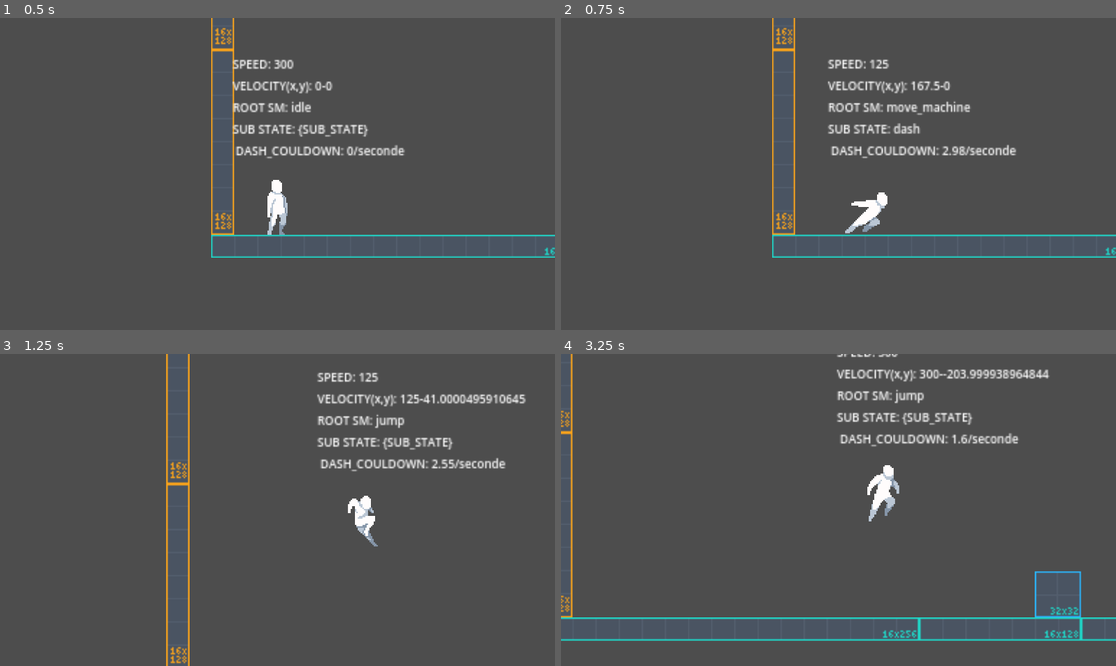
Above: before the commit, frames 1-4 (two rows, left to right).
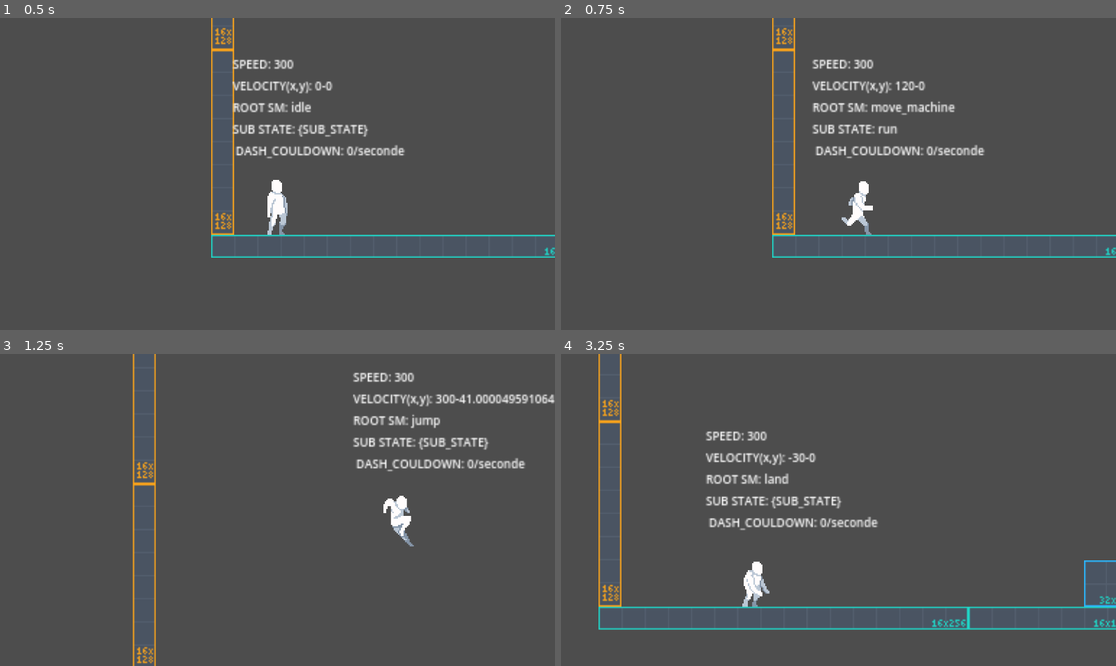
Above: after the commit, the same moments.

Repository: AllanCerveaux/godot_platformer_toy
Game: Godot game, scene res://Main.tscn
The game is run twice, just before and just after one commit, with the same random seed, the same clock (stepped at 60 frames per second) and the same inputs.
Inputs:
- Up to frame 1 (0.5 s): no input
- Up to frame 2 (0.75 s): hold Right (move_right) from 0.53 s (still down); tap C (dash) at 0.6 s
- Up to frame 3 (1.25 s): keep holding Right (move_right); tap Space (jump) at 0.77, 0.8, 1.07 s
- Up to frame 4 (3.25 s): tap Space (jump) at 1.35, 1.52, 1.82, 2.3, 3.02 s; tap C (dash) at 1.55, 2.1, 3.05 s; release Right (move_right) at 2.03 s; hold Left (move_left) 2.03-2.78 s; hold Right (move_right) from 2.78 s (still down); tap Shift (walk) at 2.85 s

Frame 1 is identical in both runs. In frame 2, 3.3% of the frame differs, in the area x 38-100%, y 13-70%; in frame 3, 6.5%; in frame 4, 12%, in the area x 0-100%, y 0-92%.

Commit message:
Make function to update collision shape

Diff:
--- a/src/entities/player.gd
+++ b/src/entities/player.gd
@@ -9,7 +9,7 @@
 @export var raycast_top_right: RayCast2D
 
 @export var SPEED: float = 300.0
-@export var ACCELERATION: float = 20.0
+@export var ACCELERATION: float = 10.0
 @export var JUMP_VELOCITY: float = -400.0
 @export var DASH_COULDOWN: float = 3.0
 
@@ -36,6 +36,14 @@
 func _physics_process(delta: float) -> void:
 	if not is_on_floor():
 		velocity.y += gravity * delta
+
+	if not is_on_floor() and is_on_wall_only() and DIRECTION != 0:
+		velocity.y /= 2
+
+	if input.is_action_just_pressed("jump") and not is_on_floor() and is_on_wall_only():
+		DIRECTION *= -1
+		velocity.y = JUMP_VELOCITY
+		velocity.x = (SPEED) * DIRECTION
 
 	# Handle Jump.
 	if input.is_action_just_pressed("jump") and is_on_floor() and !input.is_action_pressed("ui_down"):
@@ -69,8 +77,7 @@
 func _on_crouch_state() -> void:
 	var crouch_machine: AnimationNodeStateMachinePlayback = animation_tree.get("parameters/crouch_machine/playback")
 
-	collision_shape.shape = crouch_collision_shape
-	collision_shape.position.y = 31.0
+	switch_to_crouch_shape()
 
 	if not input.is_action_pressed("move_down") and not (raycast_top_left.is_colliding() or raycast_top_right.is_colliding()):
 		crouch_machine.stop()
@@ -96,6 +103,7 @@
 			"walk":
 				SPEED = 125
 			"dash":
+				velocity.y /= 2.5
 				_handle_dash(SPEED * 1.5, ACCELERATION + 60.0)
 				timer.start(DASH_COULDOWN)
 			_:
@@ -106,22 +114,16 @@
 	debug_label.text = debug_label.text.format({
 		"ROOT_STATE": root_machine.get_current_node(),
 	})
-
-	collision_shape.shape = default_collision_shape
-	collision_shape.position.x = 0
-	collision_shape.position.y = 23.0
-	collision_shape.rotation_degrees = 0
-
+	_handle_reset_collision_shape()
 	match  root_machine.get_current_node():
 		"idle":
 			SPEED = 300
 		"slide":
-			collision_shape.position.x = DIRECTION * 5
-			collision_shape.position.y = 36.0
-			collision_shape.rotation_degrees = DIRECTION * 90.0
+			switch_to_slide_shape()
 
 			if(SPEED > 0):
 				SPEED -= 5
+
 			_handle_dash(SPEED)
 		"move_machine":
 			_on_move_state()
@@ -130,3 +132,18 @@
 
 func _handle_dash(speed: float, acceleration: float = ACCELERATION) -> void:
 	velocity.x = move_toward(velocity.x, speed * LAST_FACING, acceleration)
+
+func _handle_reset_collision_shape() -> void:
+	_update_collision_shape(default_collision_shape, 0, 23.0, 0)
+
+func switch_to_slide_shape() -> void:
+	_update_collision_shape(default_collision_shape, DIRECTION * 5, 36.0, DIRECTION * 90.0)
+
+func switch_to_crouch_shape() -> void:
+	_update_collision_shape(crouch_collision_shape, 0, 31.0, 0)
+
+func _update_collision_shape(shape: CapsuleShape2D, x: float, y: float, rotation_degrees: float) -> void:
+	collision_shape.shape = shape
+	collision_shape.position.x = x
+	collision_shape.position.y = y
+	collision_shape.rotation_degrees = rotation_degrees
